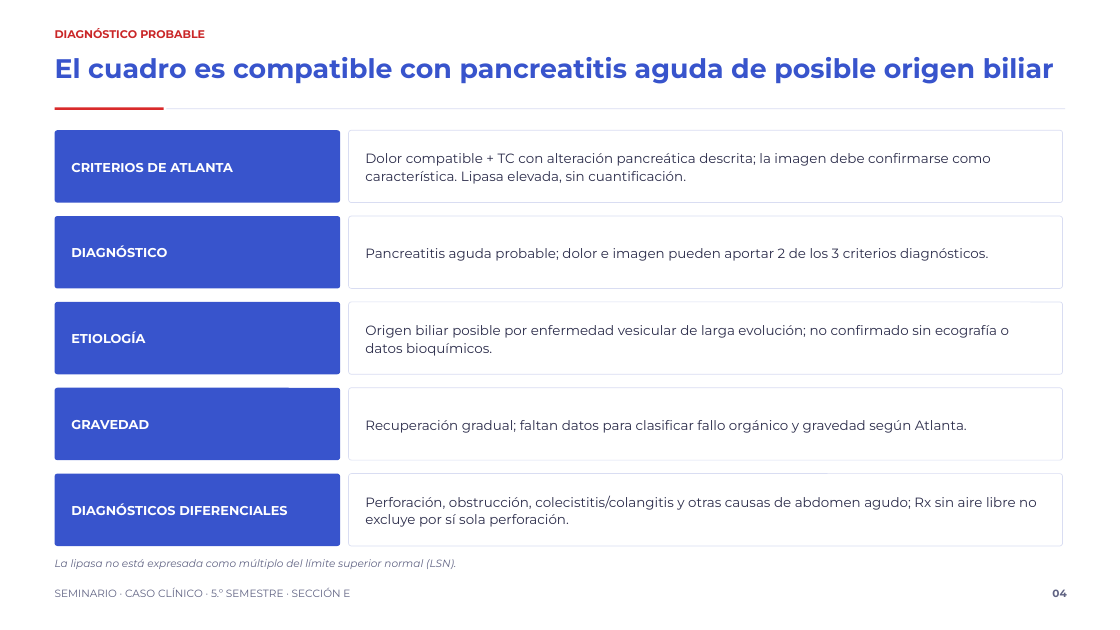
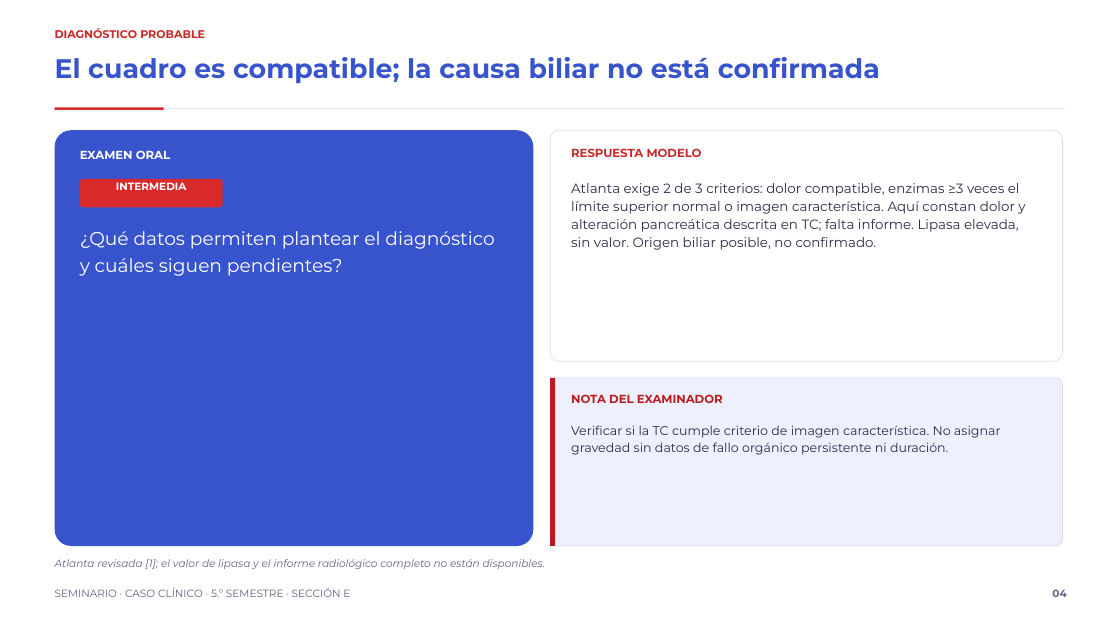
Before and after one commit to rpsin9096/slide-repo-v1, a slide deck: slide 4 of Caso_09_UCP.pptx. Drawn at 1120x630 pixels with LibreOffice and Linux fonts; fonts in the diff are those of the drawing. Boxes give left, top, right and bottom in pixels: in the first picture for what was removed or moved away, otherwise in the second. Text is boxed around its words. In the diff, an @@ line names an element or a change of style, - is before the commit and + after.

```diff
--- a/Caso_09_UCP.pptx
+++ b/Caso_09_UCP.pptx
@@ text at (x1=55, y1=57, x2=880, y2=84): text changed @@
-El cuadro es compatible con pancreatitis aguda de posible origen biliar
+El cuadro es compatible; la causa biliar no está confirmada
@@ rounded rectangle resized from (x1=55, y1=130, x2=340, y2=202) to (x1=55, y1=130, x2=534, y2=546) @@
@@ vertical alignment middle to top in 3 elements at (x1=571, y1=183, x2=1025, y2=250), (x1=571, y1=425, x2=1001, y2=455), (x1=80, y1=150, x2=170, y2=159) @@
@@ rounded rectangle resized from (x1=349, y1=216, x2=1063, y2=288) to (x1=550, y1=130, x2=1063, y2=361) @@
@@ text added at (x1=571, y1=148, x2=702, y2=157), 10 pt, text #CA2728, bold @@
+RESPUESTA MODELO
@@ text at (x1=80, y1=150, x2=170, y2=159): text changed; size 11 to 10 pt @@
-CRITERIOS DE ATLANTA
+EXAMEN ORAL
@@ rounded rectangle resized from (x1=349, y1=130, x2=1063, y2=202) to (x1=80, y1=179, x2=223, y2=208) @@
@@ rounded rectangle at (x1=80, y1=179, x2=223, y2=208): fill #FFFFFF to #D92A2B; outline #D9DDF2 0.6 pt to none; proportions changed @@
@@ text removed at (x1=365, y1=153, x2=991, y2=184) @@
-Dolor compatible + TC con alteración pancreática descrita; la imagen debe confirmarse como característica. Lipasa elevada, sin cuantificación.
@@ text added at (x1=116, y1=182, x2=186, y2=190), 9 pt, text #FFFFFF, bold @@
+INTERMEDIA
@@ text at (x1=571, y1=183, x2=1025, y2=250): text changed @@
-Pancreatitis aguda probable; dolor e imagen pueden aportar 2 de los 3 criterios diagnósticos.
+Atlanta exige 2 de 3 criterios: dolor compatible, enzimas ≥3 veces el límite superior normal o imagen característica. Aquí constan dolor y alteración pancreática descrita en TC; falta informe. Lipasa elevada, sin valor. Origen biliar posible, no confirmado.
@@ rounded rectangle removed at (x1=55, y1=216, x2=340, y2=288) @@
@@ text added at (x1=80, y1=231, x2=494, y2=276), 16 pt, text #FFFFFF @@
+¿Qué datos permiten plantear el diagnóstico y cuáles siguen pendientes?
@@ text removed at (x1=71, y1=245, x2=167, y2=257) @@
-DIAGNÓSTICO
@@ rounded rectangle removed at (x1=349, y1=302, x2=1063, y2=374) @@
@@ text removed at (x1=71, y1=331, x2=145, y2=343) @@
-ETIOLOGÍA
@@ rounded rectangle removed at (x1=55, y1=388, x2=340, y2=460) @@
@@ rounded rectangle removed at (x1=349, y1=388, x2=1063, y2=460) @@
@@ rounded rectangle resized from (x1=55, y1=302, x2=340, y2=374) to (x1=550, y1=378, x2=1063, y2=546) @@
@@ rounded rectangle at (x1=550, y1=378, x2=1063, y2=546): fill #3854CC to #EEF0FF; outline none to #D9DDF2 0.6 pt @@
@@ rectangle added at (x1=550, y1=378, x2=555, y2=546), fill #B91C1C @@
@@ text added at (x1=571, y1=394, x2=723, y2=403), 10 pt, text #B91C1C, bold @@
+NOTA DEL EXAMINADOR
@@ text removed at (x1=71, y1=420, x2=149, y2=429) @@
-GRAVEDAD
@@ text removed at (x1=365, y1=420, x2=967, y2=433) @@
-Recuperación gradual; faltan datos para clasificar fallo orgánico y gravedad según Atlanta.
@@ text at (x1=571, y1=425, x2=1001, y2=455): text changed; size 11.5 to 10.8 pt @@
-Origen biliar posible por enfermedad vesicular de larga evolución; no confirmado sin ecografía o datos bioquímicos.
+Verificar si la TC cumple criterio de imagen característica. No asignar gravedad sin datos de fallo orgánico persistente ni duración.
@@ rounded rectangle removed at (x1=55, y1=474, x2=340, y2=546) @@
@@ rounded rectangle removed at (x1=349, y1=474, x2=1063, y2=546) @@
@@ text removed at (x1=71, y1=503, x2=287, y2=515) @@
-DIAGNÓSTICOS DIFERENCIALES
@@ text removed at (x1=365, y1=495, x2=1037, y2=527) @@
-Perforación, obstrucción, colecistitis/colangitis y otras causas de abdomen agudo; Rx sin aire libre no excluye por sí sola perforación.
@@ text at (x1=55, y1=559, x2=545, y2=569): text changed @@
-La lipasa no está expresada como múltiplo del límite superior normal (LSN).
+Atlanta revisada [1]; el valor de lipasa y el informe radiológico completo no están disponibles.
```
Also in this commit, not shown: 4 other slides changed, 2 other files.
